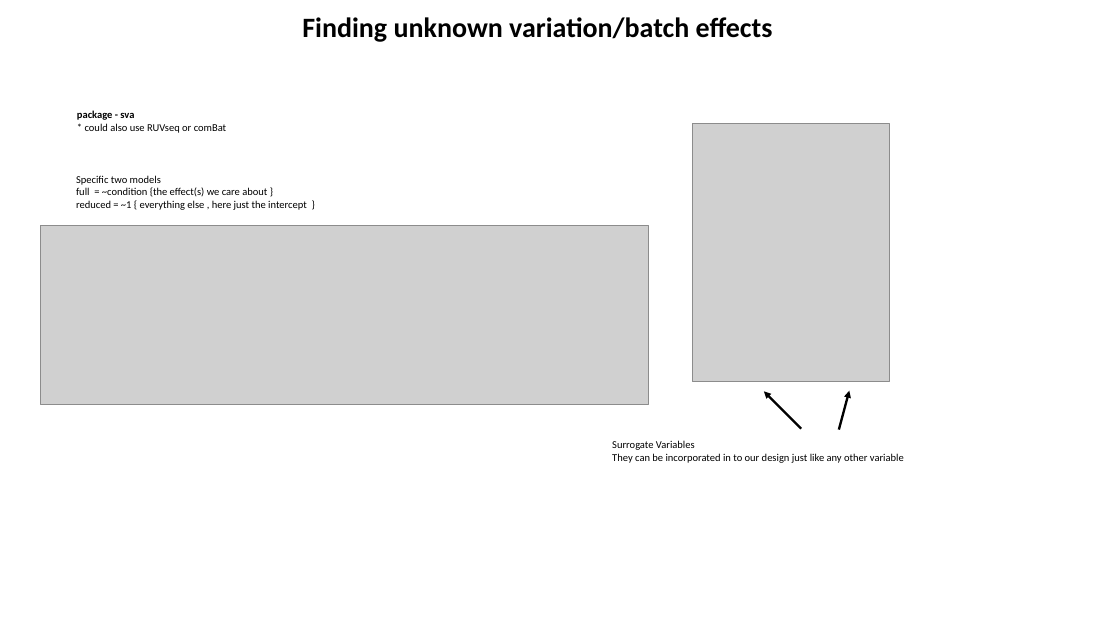
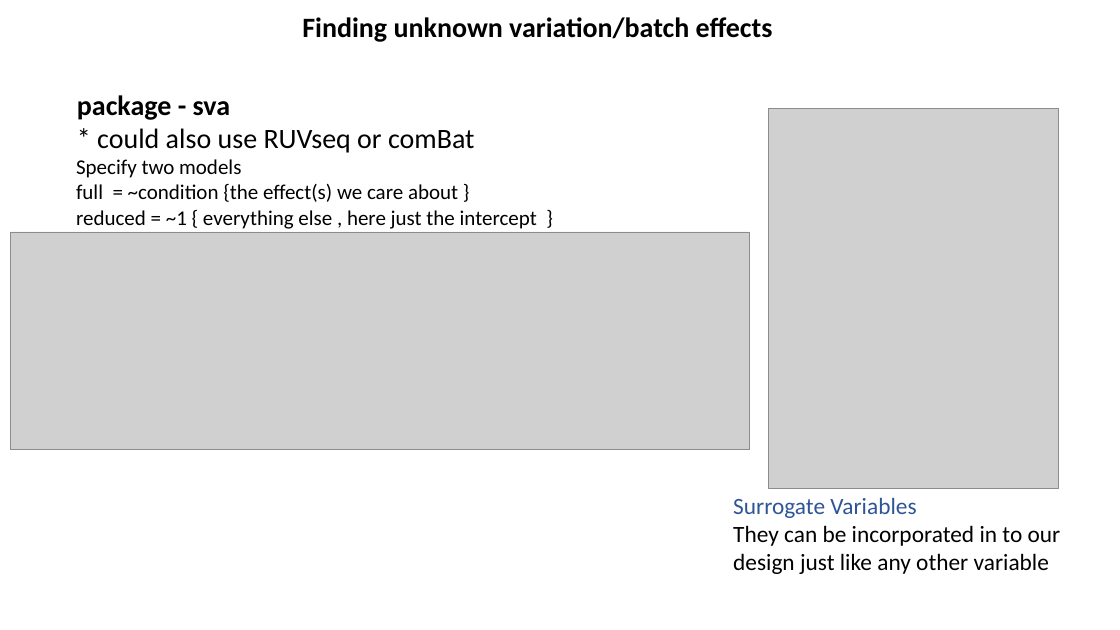
Before and after one commit to jraab/GNET749_RNAseq, a slide deck: slide 13 of lectures/2023_GNET749_Lecture6_Batch_ExpDesign.pptx. Drawn at 1120x630 pixels with LibreOffice and Linux fonts; fonts in the diff are those of the drawing; grey boxes stand for pictures. Boxes give left, top, right and bottom in pixels: in the first picture for what was removed or moved away, otherwise in the second. Text is boxed around its words. In the diff, an @@ line names an element or a change of style, - is before the commit and + after.

```diff
--- a/lectures/2023_GNET749_Lecture6_Batch_ExpDesign.pptx
+++ b/lectures/2023_GNET749_Lecture6_Batch_ExpDesign.pptx
@@ text "package - sva": place and size @@
-text "package - sva" at bbox=[77, 110, 226, 133]
+text "package - sva" at bbox=[77, 95, 474, 153]
@@ text "package - sva" at bbox=[77, 95, 474, 153]: size 9 to 24 pt @@
@@ picture: place and size @@
-picture at bbox=[692, 124, 889, 381]
+picture at bbox=[769, 108, 1059, 488]
@@ text "Specify two models": place and size @@
-text "Specify two models" at bbox=[76, 175, 307, 210]
+text "Specify two models" at bbox=[76, 159, 537, 229]
@@ text at bbox=[76, 159, 241, 178]: text changed; size 9 to 18 pt @@
-Specific two models
+Specify two models
@@ text at bbox=[76, 184, 537, 229]: size 9 to 18 pt in "full = ~condition {the effect(s) we care ...", "reduced = ~1 { everything else , ..." @@
@@ picture: place and size @@
-picture at bbox=[40, 225, 648, 404]
+picture at bbox=[10, 232, 749, 450]
@@ arrow removed from (802, 429) to (764, 392) @@
@@ arrow removed from (839, 429) to (849, 391) @@
@@ text "Surrogate Variables": place and size @@
-text "Surrogate Variables" at bbox=[612, 440, 904, 463]
+text "Surrogate Variables" at bbox=[733, 497, 1061, 574]
@@ text "Surrogate Variables" at bbox=[733, 497, 1061, 574]: size 9 to 20 pt; text colour #000000 to #2F5597 in "Surrogate Variables" @@
```
Also in this commit, not shown: 15 other slides changed, 1 slide added, 2 slides removed, 7 other files.
